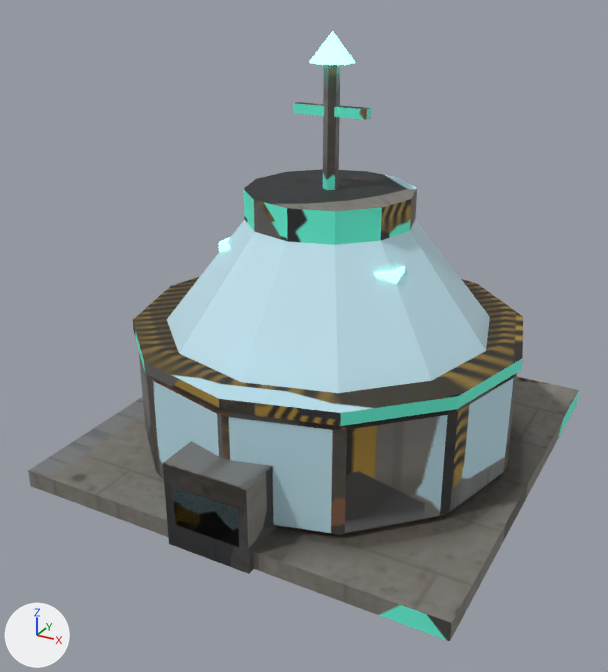
The glTF model jogo/assets/modelos/maquinas/laboratorio.glb as it was, and as the next commit left it.
The view is the same before and after, from a 50 mm lens placed at (2.39, -4.7, 3.14), pointed at (-0.04, -0.28, 0.93). Lighting does not change. The marker at lower left points along +X, +Y and +Z. The older version comes first. Where no turn or scale is listed for an object, it has been applied to the vertices. Vertices at exactly the same position are counted once.

Objects in the first picture: 'laboratorio_antena', 'laboratorio_corpo'.
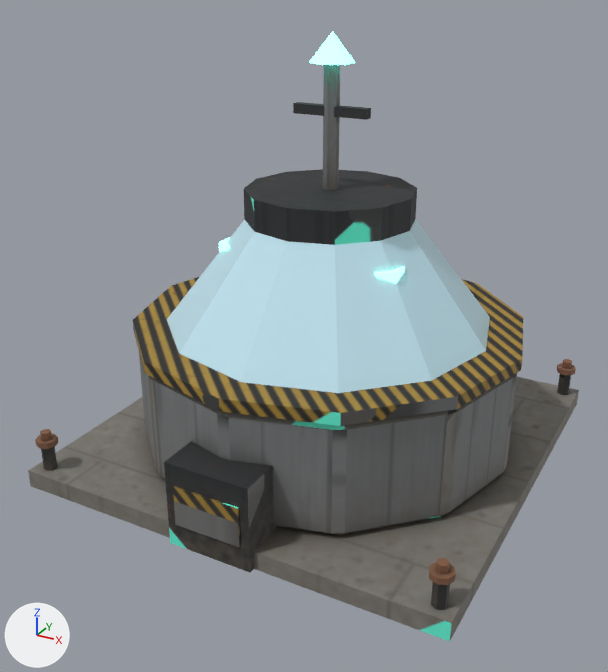
Diff of the bpy script that builds the scene:
```diff
--- a/jogo/assets/modelos/maquinas/laboratorio.glb.py
+++ b/jogo/assets/modelos/maquinas/laboratorio.glb.py
@@ me_laboratorio_corpo @@
 # used by ob_laboratorio_corpo; location = (0.0, 0.0, 0.0)
-me_laboratorio_corpo.from_pydata(...)  # 192 vertices, 358 faces; spans x -1.45..1.45, y -1.5..1.45, z 0.0..1.85
+me_laboratorio_corpo.from_pydata(...)  # 352 vertices, 630 faces; spans x -1.45..1.45, y -1.5..1.45, z 0.0..1.85
+# me_laboratorio_corpo part 1: a new loose piece, a 6-sided cylinder along z spanning x -1.389..-1.311, y -1.395..-1.305, z 0.12..0.3, in mat_laboratorio_tex (picture img_laboratorio_tex)
+# me_laboratorio_corpo part 2: a new loose piece, a 6-sided cylinder along z spanning x 1.311..1.389, y -1.395..-1.305, z 0.12..0.3, in mat_laboratorio_tex (picture img_laboratorio_tex)
+# me_laboratorio_corpo part 3: a new loose piece, a 6-sided cylinder along z spanning x 1.311..1.389, y 1.305..1.395, z 0.12..0.3, in mat_laboratorio_tex (picture img_laboratorio_tex)
+# me_laboratorio_corpo part 4: a new loose piece, an 8-sided cylinder along z spanning x -1.42..-1.28, y -1.42..-1.28, z 0.3..0.34, in mat_laboratorio_tex (picture img_laboratorio_tex)
+# me_laboratorio_corpo part 5: a new loose piece, a 6-sided cylinder along z spanning x -1.38..-1.32, y -1.385..-1.315, z 0.34..0.39, in mat_laboratorio_tex (picture img_laboratorio_tex)
+# me_laboratorio_corpo part 6: a new loose piece, an 8-sided cylinder along z spanning x 1.28..1.42, y -1.42..-1.28, z 0.3..0.34, in mat_laboratorio_tex (picture img_laboratorio_tex)
+# me_laboratorio_corpo part 7: a new loose piece, a 6-sided cylinder along z spanning x 1.32..1.38, y -1.385..-1.315, z 0.34..0.39, in mat_laboratorio_tex (picture img_laboratorio_tex)
+# me_laboratorio_corpo part 8: a new loose piece, an 8-sided cylinder along z spanning x 1.28..1.42, y 1.28..1.42, z 0.3..0.34, in mat_laboratorio_tex (picture img_laboratorio_tex)
+# me_laboratorio_corpo part 9: a new loose piece, a 6-sided cylinder along z spanning x 1.32..1.38, y 1.315..1.385, z 0.34..0.39, in mat_laboratorio_tex (picture img_laboratorio_tex)
+# me_laboratorio_corpo part 10: 314 kept faces spanning x -1.45..1.45, y -1.5..1.45, z 0.0..1.85 get new texture (UV) coordinates
+# other edits to the shape of me_laboratorio_corpo do not show in these pictures
 me_laboratorio_corpo.materials.append(mat_laboratorio_tex)
@@ me_laboratorio_antena @@
 me_laboratorio_antena.from_pydata(...)  # 27 vertices, 42 faces; spans x -0.25..0.25, y -0.14..0.14, z 0.0..0.94
 # used by ob_laboratorio_antena; location = (0.0, 0.0, 1.85)
+# me_laboratorio_antena part 11: texture (UV) coordinates of 42 of 42 faces, centred in x -0.25..0.25, y -0.093..0.07, z 0.0..0.82, changed; they spanned u 0.4..0.99, v 0.09..0.99 and now span u 0.31..0.97, v 0.0..0.98
 me_laboratorio_antena.materials.append(mat_laboratorio_tex)
```

Boxes [x1, y1, x2, y2] around the edits, measured in the pictures (608 x 672 px):
part 1 of me_laboratorio_corpo, added
    after: [41, 447, 57, 471]
part 2 of me_laboratorio_corpo, added
    after: [431, 582, 450, 610]
part 3 of me_laboratorio_corpo, added
    after: [557, 374, 571, 395]
part 4 of me_laboratorio_corpo, added
    after: [35, 433, 58, 449]
part 5 of me_laboratorio_corpo, added
    after: [40, 429, 52, 441]
part 6 of me_laboratorio_corpo, added
    after: [429, 562, 456, 585]
part 7 of me_laboratorio_corpo, added
    after: [436, 558, 450, 574]
part 8 of me_laboratorio_corpo, added
    after: [557, 363, 576, 375]
part 9 of me_laboratorio_corpo, added
    after: [562, 359, 572, 369]
part 10 of me_laboratorio_corpo, surface changed
    both: [32, 189, 579, 641]
part 11 of me_laboratorio_antena, surface changed
    both: [293, 63, 371, 190]
